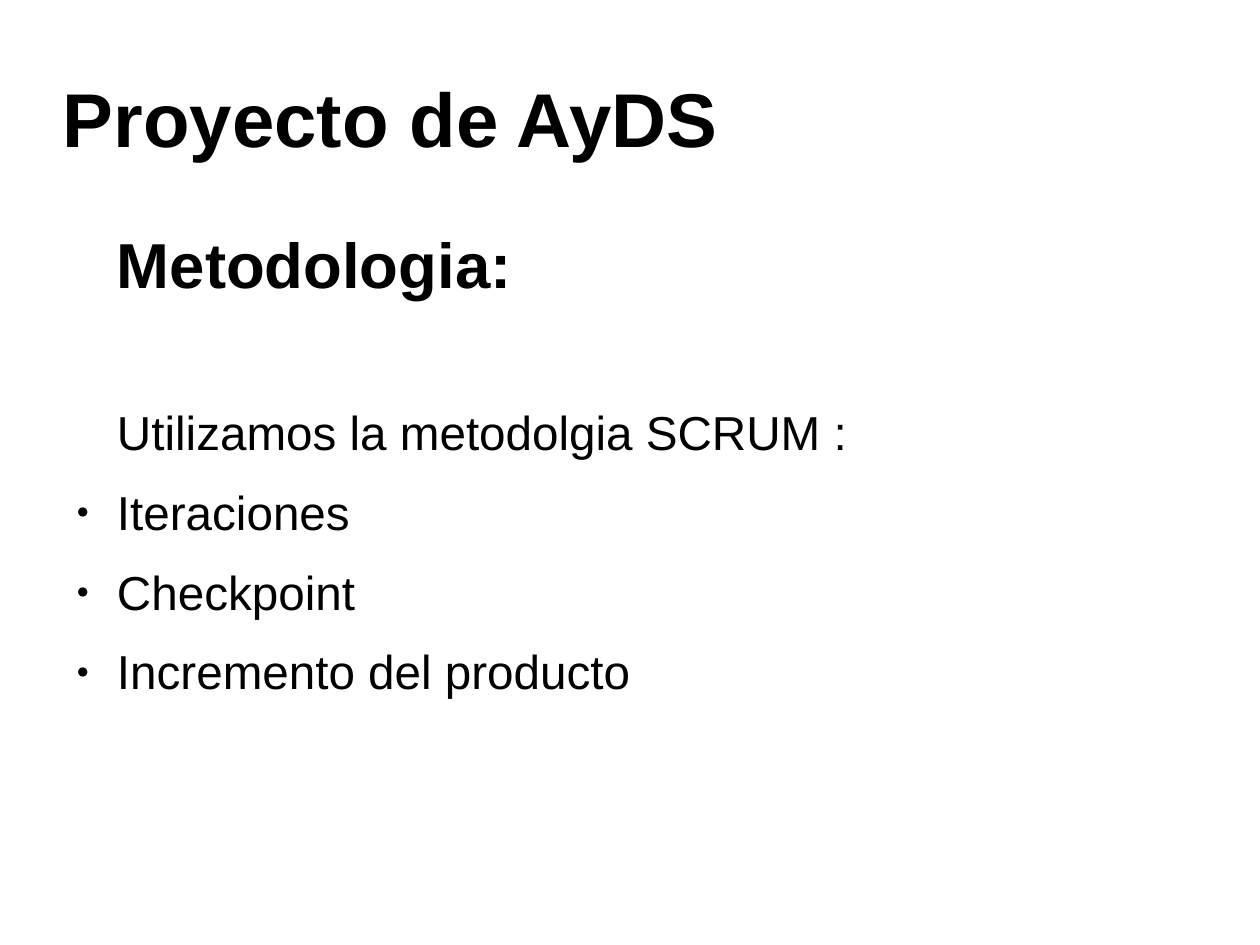
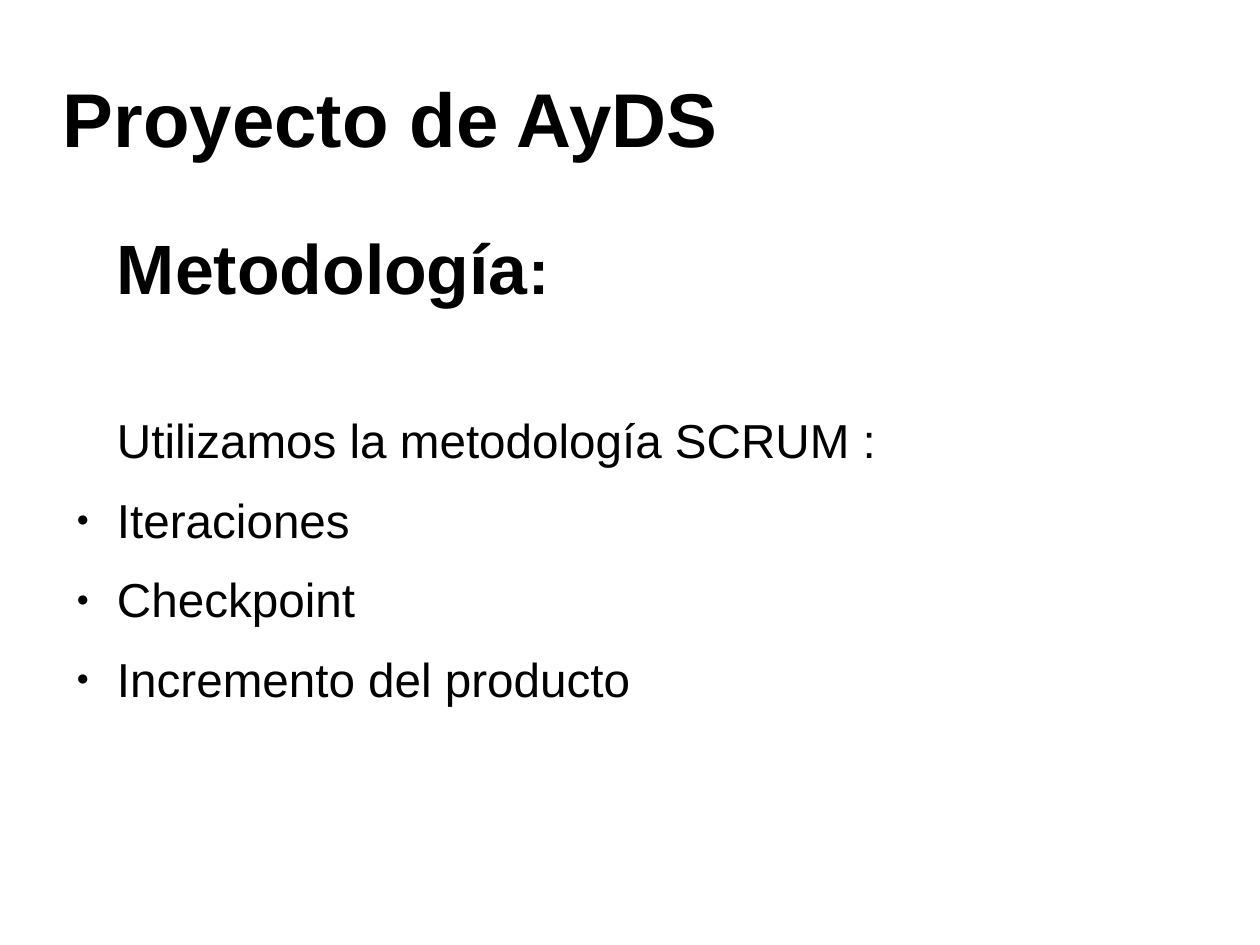
Before and after one commit to valenvivaldi/Proyectos-ZVZ, a slide deck: slide 3 of Presentacion.odp. Drawn at 1260x945 pixels with LibreOffice and Linux fonts; fonts in the diff are those of the drawing; background and template pictures are left out. Boxes give left, top, right and bottom in pixels: in the first picture for what was removed or moved away, otherwise in the second. Text is boxed around its words. In the diff, an @@ line names an element or a change of style, - is before the commit and + after.

```diff
--- a/Presentacion.odp
+++ b/Presentacion.odp
@@ text at <box>117,242,849,467</box>: text changed @@
-Metodologia:
-Utilizamos la metodolgia SCRUM :
+Metodología:
+Utilizamos la metodología SCRUM :
```
Also in this commit, not shown: 3 other slides changed, 5 slides added, 4 other files.
